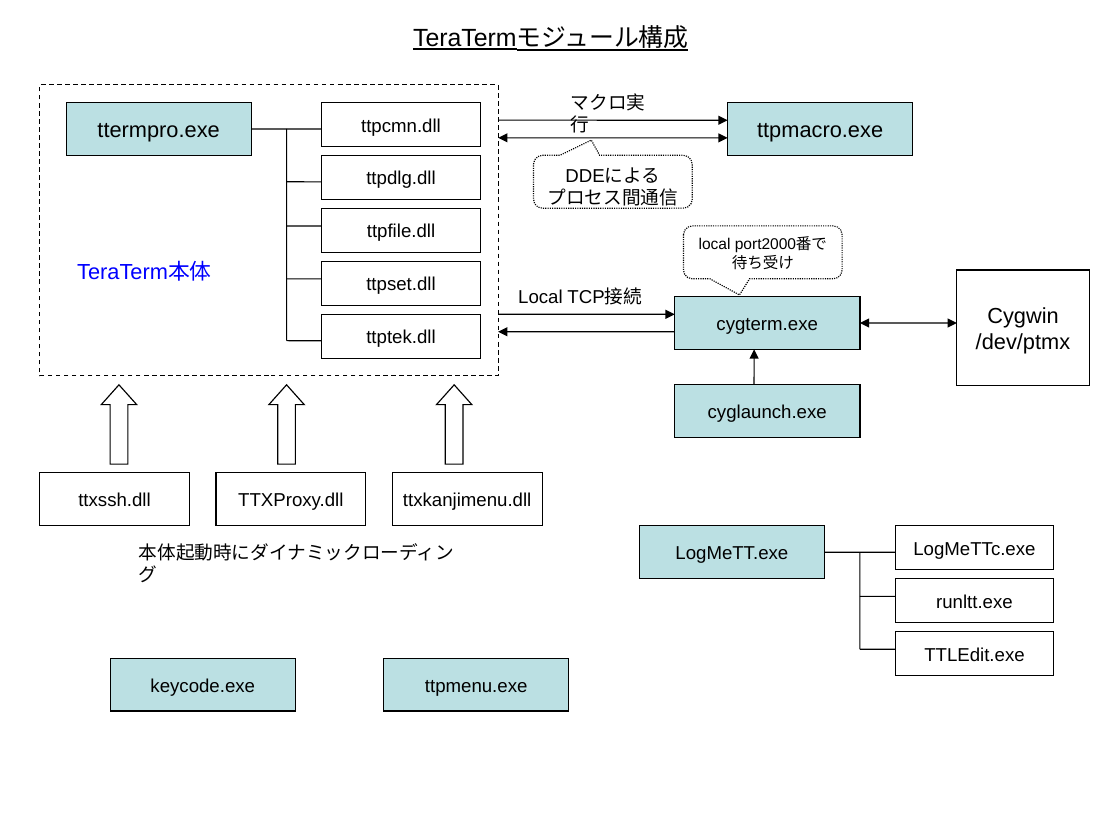
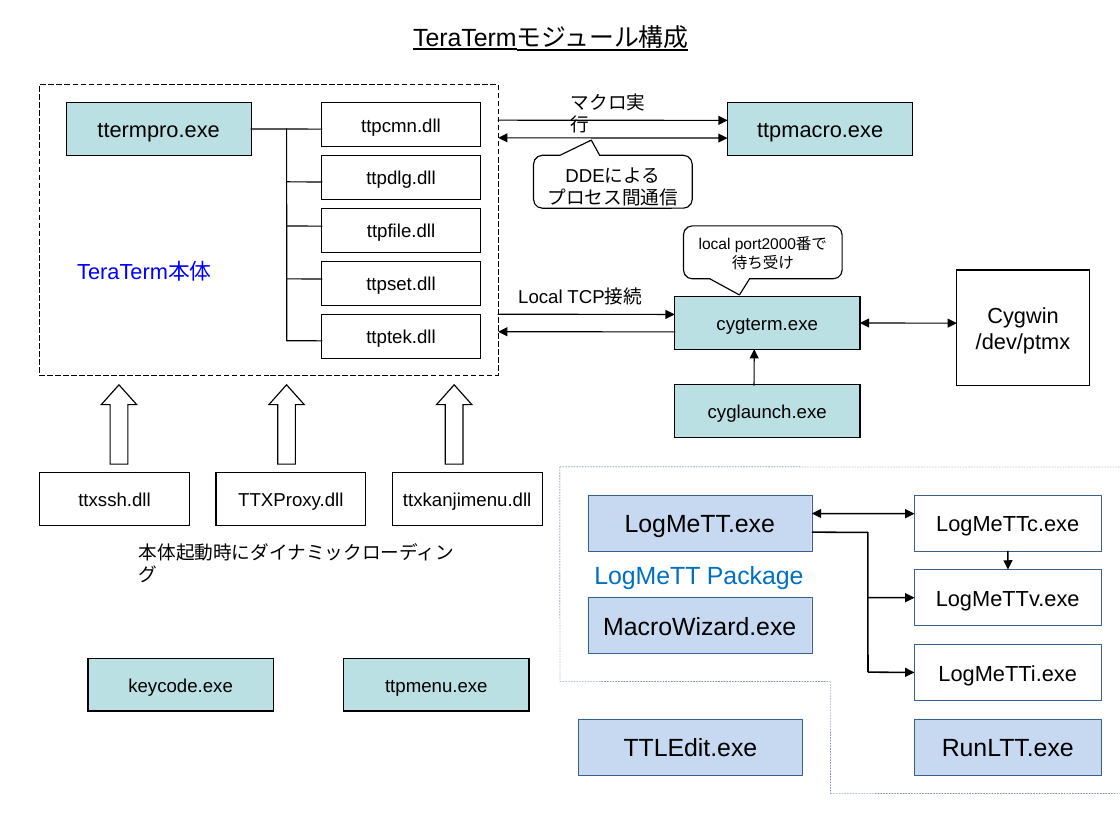
Before and after one commit to m-tmatma/teraterm-mirror-svn2git, a slide deck: slide 1 of doc/ja/html/reference/image/module_relation.ppt. Drawn at 1120x840 pixels with LibreOffice and Linux fonts; fonts in the diff are those of the drawing. Boxes give left, top, right and bottom in pixels: in the first picture for what was removed or moved away, otherwise in the second. Text is boxed around its words. In the diff, an @@ line names an element or a change of style, - is before the commit and + after.

```diff
--- a/doc/ja/html/reference/image/module_relation.ppt
+++ b/doc/ja/html/reference/image/module_relation.ppt
@@ outline #000000 0.74 pt dashed to #000000 0.74 pt in 3 elements at (x1=533, y1=156, x2=692, y2=208), (x1=683, y1=226, x2=842, y2=279), (x1=39, y1=85, x2=497, y2=376) @@
@@ line added from (560, 467) to (1120, 467), #3A5F8B 0.26 pt dashed @@
@@ line added from (560, 467) to (560, 682), #3A5F8B 0.26 pt dashed @@
@@ rectangle "LogMeTT.exe" resized from (x1=640, y1=525, x2=824, y2=578) to (x1=588, y1=495, x2=812, y2=551) @@
@@ rectangle "LogMeTT.exe" at (x1=588, y1=495, x2=812, y2=551): size 12 to 16 pt; fill #BBE0E3 to #C6D9F1; outline #000000 0.74 pt to #3A5F8B 0.26 pt @@
@@ rectangle "LogMeTTc.exe" resized from (x1=895, y1=525, x2=1054, y2=569) to (x1=914, y1=495, x2=1101, y2=551) @@
@@ rectangle "LogMeTTc.exe" at (x1=914, y1=495, x2=1101, y2=551): size 12 to 14 pt; outline #000000 0.74 pt to #3A5F8B 0.26 pt @@
@@ line moved from (824, 552) - (895, 552) to (812, 532) - (868, 532) @@
@@ line (812, 532) - (868, 532): stroke #000000 0.74 pt to #000000 0.99 pt @@
@@ double arrow added from (812, 514) to (914, 514), #000000 0.99 pt @@
@@ line moved from (860, 552) - (860, 650) to (868, 532) - (868, 672) @@
@@ line (868, 532) - (868, 672): stroke #000000 0.74 pt to #000000 0.99 pt @@
@@ text added at (x1=594, y1=566, x2=804, y2=589), 16 pt, text #0070C0 @@
+LogMeTT Package
@@ arrow added from (1008, 551) to (1008, 570), #000000 0.99 pt @@
@@ rectangle added at (x1=588, y1=598, x2=812, y2=654), fill #C6D9F1, outline #3A5F8B 0.26 pt, 16 pt, text #000000 @@
+MacroWizard.exe
@@ line moved from (860, 596) - (895, 596) to (868, 598) - (914, 598) @@
@@ line (868, 598) - (914, 598): line to arrow; stroke #000000 0.74 pt to #000000 0.99 pt @@
@@ rectangle added at (x1=914, y1=570, x2=1101, y2=626), outline #3A5F8B 0.26 pt, 14 pt, text #000000 @@
+LogMeTTv.exe
@@ rectangle "keycode.exe" moved from (x1=110, y1=659, x2=295, y2=711) to (x1=88, y1=659, x2=273, y2=711) @@
@@ rectangle "ttpmenu.exe" moved from (x1=384, y1=659, x2=569, y2=711) to (x1=344, y1=659, x2=529, y2=711) @@
@@ rectangle added at (x1=914, y1=644, x2=1101, y2=700), outline #3A5F8B 0.26 pt, 14 pt, text #000000 @@
+LogMeTTi.exe
@@ line added from (560, 682) to (830, 682), #3A5F8B 0.26 pt dashed @@
@@ line added from (830, 682) to (831, 794), #3A5F8B 0.26 pt dashed @@
@@ line moved from (860, 650) - (895, 650) to (868, 672) - (914, 672) @@
@@ line (868, 672) - (914, 672): line to arrow; stroke #000000 0.74 pt to #000000 0.99 pt @@
@@ rectangle "TTLEdit.exe" resized from (x1=895, y1=632, x2=1054, y2=675) to (x1=578, y1=719, x2=802, y2=775) @@
@@ rectangle "TTLEdit.exe" at (x1=578, y1=719, x2=802, y2=775): size 12 to 16 pt; fill none to #C6D9F1; outline #000000 0.74 pt to #3A5F8B 0.26 pt @@
@@ rectangle "RunLTT.exe" resized from (x1=895, y1=579, x2=1054, y2=623) to (x1=914, y1=719, x2=1101, y2=775) @@
@@ rectangle "RunLTT.exe" at (x1=914, y1=719, x2=1101, y2=775): fill none to #C6D9F1; outline #000000 0.74 pt to #3A5F8B 0.26 pt @@
@@ text in rectangle at (x1=942, y1=739, x2=1074, y2=757): text changed; size 12 to 16 pt @@
-runltt.exe
+RunLTT.exe
@@ line added from (830, 794) to (1120, 794), #3A5F8B 0.26 pt dashed @@
```
Also in this commit, not shown: 1 other file.
